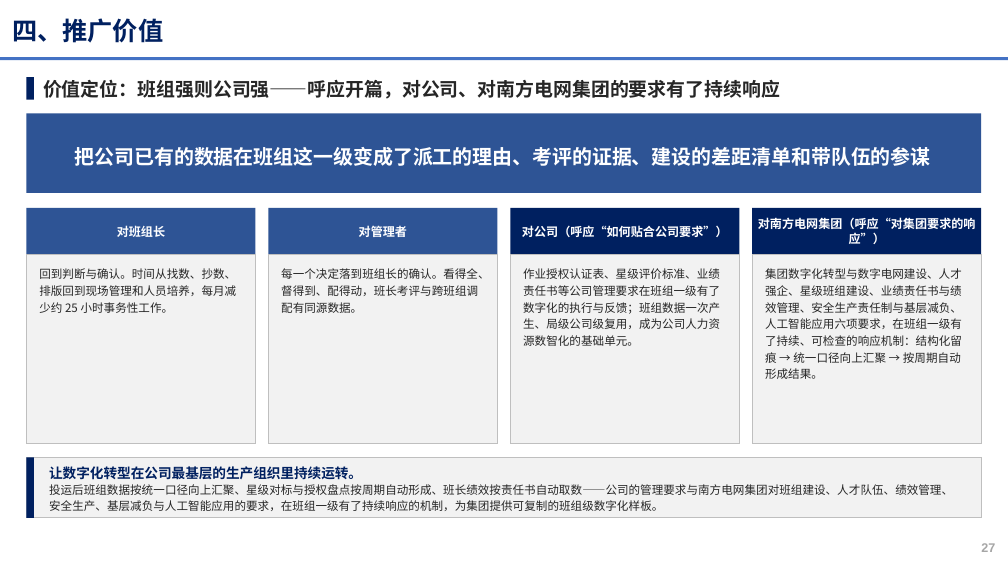
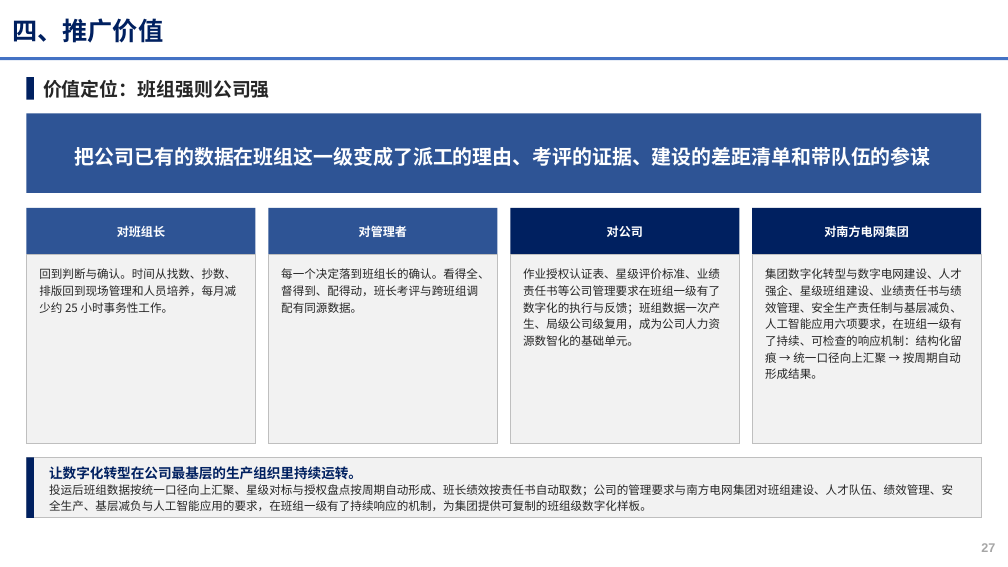
Before and after one commit to michael4949/-, a slide deck: slide 27 of xiaowatt/docs/正式交付物/申报PPT_高效班组管理助手_班组数字画像与班组长AI助手_V3.0.pptx. Drawn at 1008x567 pixels with LibreOffice and Linux fonts; fonts in the diff are those of the drawing; background and template pictures are left out. Boxes give left, top, right and bottom in pixels: in the first picture for what was removed or moved away, otherwise in the second. Text is boxed around its words. In the diff, an @@ line names an element or a change of style, - is before the commit and + after.

```diff
--- a/xiaowatt/docs/正式交付物/申报PPT_高效班组管理助手_班组数字画像与班组长AI助手_V3.0.pptx
+++ b/xiaowatt/docs/正式交付物/申报PPT_高效班组管理助手_班组数字画像与班组长AI助手_V3.0.pptx
@@ text at <box>43,80,270,98</box>: text changed @@
-价值定位：班组强则公司强——呼应开篇，对公司、对南方电网集团的要求有了持续响应
+价值定位：班组强则公司强
@@ text in rectangle at <box>607,225,643,237</box>: text changed @@
-对公司（呼应“如何贴合公司要求”）
+对公司
@@ text in rectangle at <box>824,226,909,237</box>: text changed @@
-对南方电网集团（呼应“对集团要求的响应”）
+对南方电网集团
@@ text at <box>49,484,953,511</box>: text changed @@
-投运后班组数据按统一口径向上汇聚、星级对标与授权盘点按周期自动形成、班长绩效按责任书自动取数——公司的管理要求与南方电网集团对班组建设、人才队伍、绩效管理、安全生产、基层减负与人工智能应用的要求，在班组一级有了持续响应的机制，为集团提供可复制的班组级数字化样板。
+投运后班组数据按统一口径向上汇聚、星级对标与授权盘点按周期自动形成、班长绩效按责任书自动取数；公司的管理要求与南方电网集团对班组建设、人才队伍、绩效管理、安全生产、基层减负与人工智能应用的要求，在班组一级有了持续响应的机制，为集团提供可复制的班组级数字化样板。
```
Also in this commit, not shown: 9 other slides changed, 11 other files.
